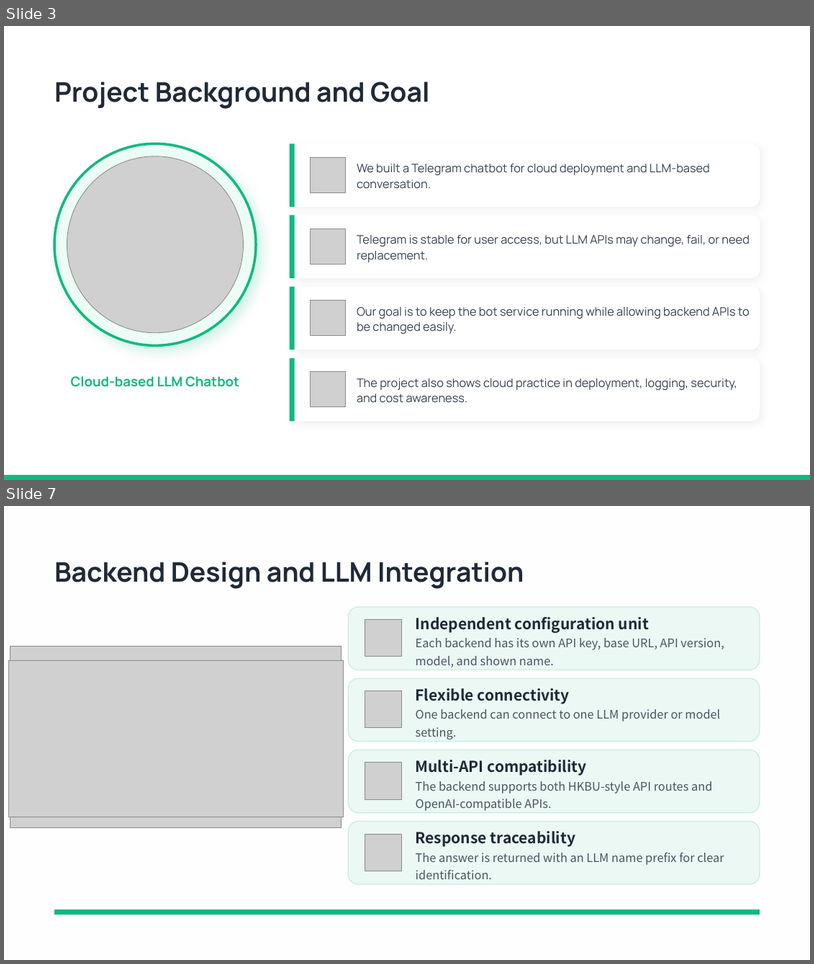
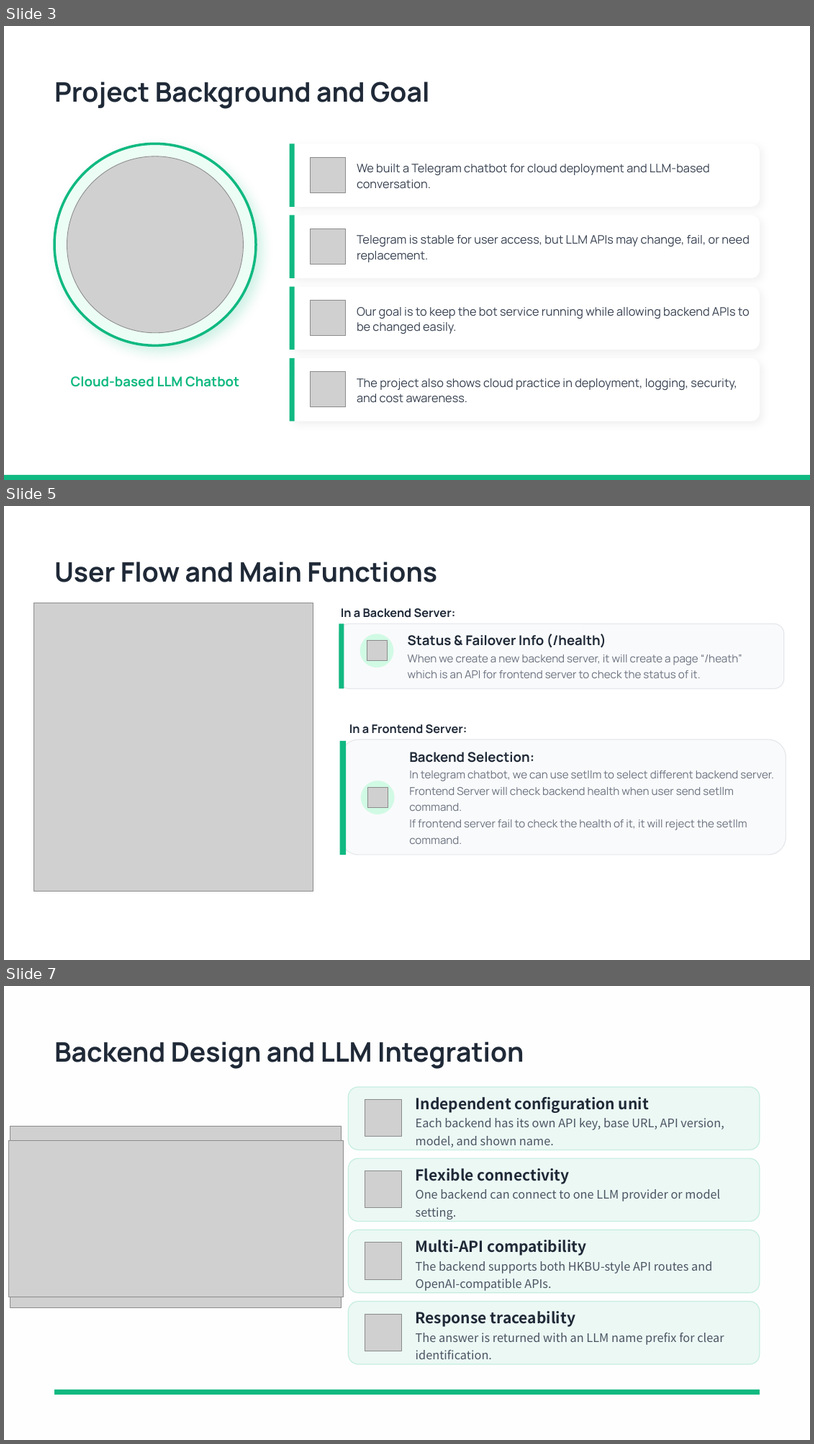
Before and after one commit to a757814283/comp_7940_gp, a slide deck: COMP 7940_GroupProject_GroupN_Slide.pptx. Shown one above the other, each under a label of ours: slides 3 and 7 before the commit, slides 3, 5 and 7 after it; the slides between them are not shown. The pictures are 814x964 and 814x1444 pixels, drawn with LibreOffice and Linux fonts; fonts in the diff are those of the drawing; grey boxes stand for pictures; background and template pictures are left out. Boxes give left, top, right and bottom in pixels: in the first picture for what was removed or moved away, otherwise in the second. Text is boxed around its words. In the diff, an @@ line names an element or a change of style, - is before the commit and + after.

```diff
--- a/COMP 7940_GroupProject_GroupN_Slide.pptx
+++ b/COMP 7940_GroupProject_GroupN_Slide.pptx
@@ slide 5 added at [4, 506, 810, 960], background picture (left out) @@
@@ rounded rectangle added at [4, 506, 810, 960], fill #FFFFFF at 92% opacity @@
@@ text added at [54, 561, 437, 582], 32 pt, text #1F2937, bold @@
+User Flow and Main Functions
@@ picture added at [34, 602, 313, 891] @@
@@ group added at [339, 608, 784, 689]: 2 rounded rectangles, 2 texts, 1 ellipse, 1 picture @@
+Status & Failover Info (/health)
+When we create a new backend server, it will create a page “/heath” which is an API for frontend server to check the status of it.
+In a Backend Server:
@@ group added at [340, 724, 786, 854]: 2 rounded rectangles, 2 texts, 1 ellipse, 1 picture @@
+Backend Selection:
+In telegram chatbot, we can use setllm to select different backend server.
+Frontend Server will check backend health when user send setllm command.
+If frontend server fail to check the health of it, it will reject the setllm command.
+In a Frontend Server:
```
Also in this commit, not shown: 2 slides changed, 1 slide removed.
